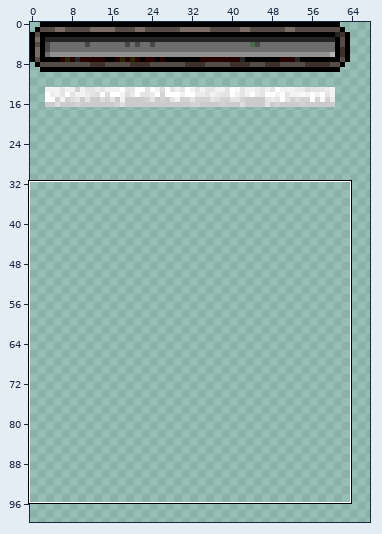
One commit to this sprite sheet: demos/imgs/ui.png. The picture above shows the old version from afar; the outline marks the close-up.
Close-up. Earlier state:
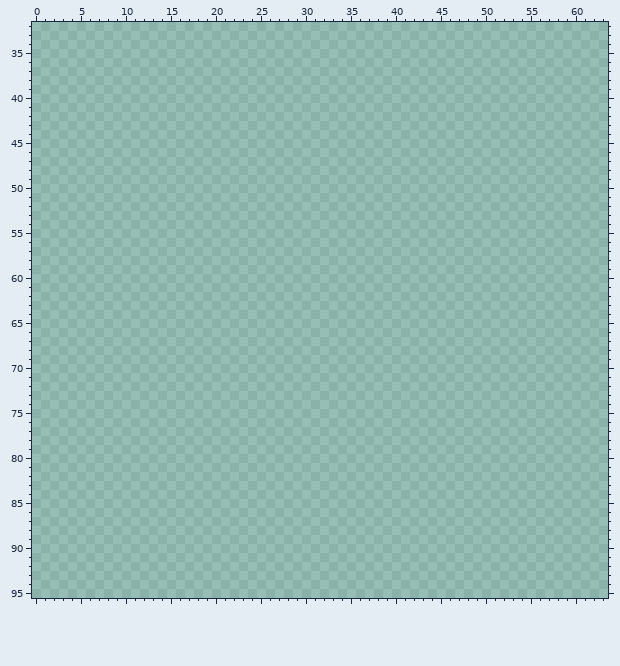
The file is 128x128 pixels. Colours within 5 levels of each other are drawn and written as one. Shown: x 0..63, y 32..95. The wide view leaves out empty margins.
Palette (. is transparent): 
Pixels before (only the part around the change), first column x 0:
32 ................................................................
33 ................................................................
34 ................................................................
35 ................................................................
36 ................................................................
37 ................................................................
38 ................................................................
39 ................................................................
40 ................................................................
41 ................................................................
42 ................................................................
43 ................................................................
44 ................................................................
45 ................................................................
46 ................................................................
47 ................................................................
48 ................................................................
49 ................................................................
50 ................................................................
51 ................................................................
52 ................................................................
53 ................................................................
54 ................................................................
55 ................................................................
56 ................................................................
57 ................................................................
58 ................................................................
59 ................................................................
60 ................................................................
61 ................................................................
62 ................................................................
63 ................................................................
64 ................................................................
65 ................................................................
66 ................................................................
67 ................................................................
68 ................................................................
69 ................................................................
70 ................................................................
71 ................................................................
72 ................................................................
73 ................................................................
74 ................................................................
75 ................................................................
76 ................................................................
77 ................................................................
78 ................................................................
79 ................................................................
80 ................................................................
81 ................................................................
82 ................................................................
83 ................................................................
84 ................................................................
85 ................................................................
86 ................................................................
87 ................................................................
88 ................................................................
89 ................................................................
90 ................................................................
91 ................................................................
92 ................................................................
93 ................................................................
94 ................................................................
95 ................................................................
After:
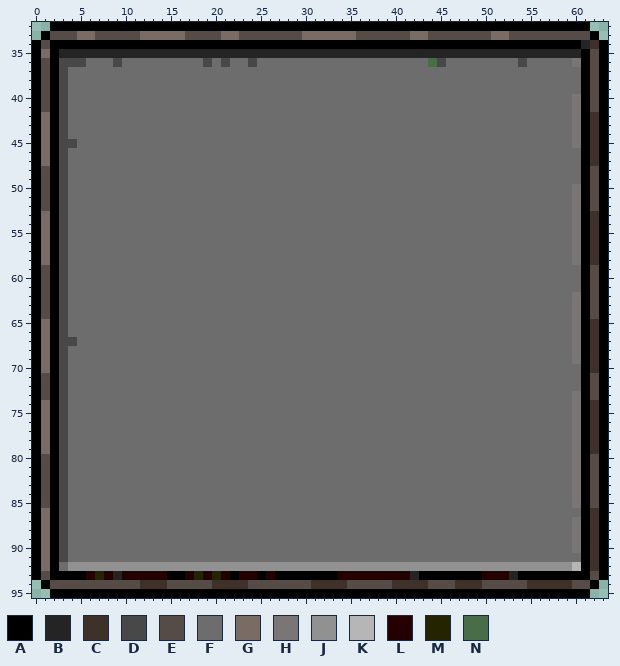
Colours new in this view: A #000000  B #242424  C #3d312a  D #484848  E #554c47  F #6d6d6d  G #796c64  H #7b7676  J #919191  K #b6b6b6  L #240000  M #242400  N #486d48
From old to new:
Changed rows in their new state; - is an unchanged pixel.
first column x 0:
32 --AAAAAAAAAAAAAAAAAAAAAAAAAAAAAAAAAAAAAAAAAAAAAAAAAAAAAAAAAAAA--
33 -AEEEGGEEEEEGGGGGEEEEGGEEEEEEEGGGGGGEEEEEEGGEEEEEEEGGEEEEEEEEEA-
34 AEAAAAAAAAAAAAAAAAAAAAAAAAAAAAAAAAAAAAAAAAAAAAAAAAAAAAAAAAAAABCA
35 AGABBBBBBBBBBBBBBBBBBBBBBBBBBBBBBBBBBBBBBBBBBBBBBBBBBBBBBBBBBAEA
36 AEADDDFFFDFFFFFFFFFDFDFFDFFFFFFFFFFFFFFFFFFFNDFFFFFFFFDFFFFFHAEA
37 AEADFFFFFFFFFFFFFFFFFFFFFFFFFFFFFFFFFFFFFFFFFFFFFFFFFFFFFFFFFAEA
38 AEADFFFFFFFFFFFFFFFFFFFFFFFFFFFFFFFFFFFFFFFFFFFFFFFFFFFFFFFFFAEA
39 AEADFFFFFFFFFFFFFFFFFFFFFFFFFFFFFFFFFFFFFFFFFFFFFFFFFFFFFFFFFAEA
40 AEADFFFFFFFFFFFFFFFFFFFFFFFFFFFFFFFFFFFFFFFFFFFFFFFFFFFFFFFFHAEA
41 AEADFFFFFFFFFFFFFFFFFFFFFFFFFFFFFFFFFFFFFFFFFFFFFFFFFFFFFFFFHAEA
42 AGADFFFFFFFFFFFFFFFFFFFFFFFFFFFFFFFFFFFFFFFFFFFFFFFFFFFFFFFFHACA
43 AGADFFFFFFFFFFFFFFFFFFFFFFFFFFFFFFFFFFFFFFFFFFFFFFFFFFFFFFFFHACA
44 AGADFFFFFFFFFFFFFFFFFFFFFFFFFFFFFFFFFFFFFFFFFFFFFFFFFFFFFFFFHACA
45 AGADDFFFFFFFFFFFFFFFFFFFFFFFFFFFFFFFFFFFFFFFFFFFFFFFFFFFFFFFHACA
46 AGADFFFFFFFFFFFFFFFFFFFFFFFFFFFFFFFFFFFFFFFFFFFFFFFFFFFFFFFFFACA
47 AGADFFFFFFFFFFFFFFFFFFFFFFFFFFFFFFFFFFFFFFFFFFFFFFFFFFFFFFFFFACA
48 AEADFFFFFFFFFFFFFFFFFFFFFFFFFFFFFFFFFFFFFFFFFFFFFFFFFFFFFFFFFAEA
49 AEADFFFFFFFFFFFFFFFFFFFFFFFFFFFFFFFFFFFFFFFFFFFFFFFFFFFFFFFFFAEA
50 AEADFFFFFFFFFFFFFFFFFFFFFFFFFFFFFFFFFFFFFFFFFFFFFFFFFFFFFFFFHAEA
51 AEADFFFFFFFFFFFFFFFFFFFFFFFFFFFFFFFFFFFFFFFFFFFFFFFFFFFFFFFFHAEA
52 AEADFFFFFFFFFFFFFFFFFFFFFFFFFFFFFFFFFFFFFFFFFFFFFFFFFFFFFFFFHAEA
53 AGADFFFFFFFFFFFFFFFFFFFFFFFFFFFFFFFFFFFFFFFFFFFFFFFFFFFFFFFFHACA
54 AGADFFFFFFFFFFFFFFFFFFFFFFFFFFFFFFFFFFFFFFFFFFFFFFFFFFFFFFFFHACA
55 AGADFFFFFFFFFFFFFFFFFFFFFFFFFFFFFFFFFFFFFFFFFFFFFFFFFFFFFFFFHACA
56 AGADFFFFFFFFFFFFFFFFFFFFFFFFFFFFFFFFFFFFFFFFFFFFFFFFFFFFFFFFHACA
57 AGADFFFFFFFFFFFFFFFFFFFFFFFFFFFFFFFFFFFFFFFFFFFFFFFFFFFFFFFFHACA
58 AGADFFFFFFFFFFFFFFFFFFFFFFFFFFFFFFFFFFFFFFFFFFFFFFFFFFFFFFFFHACA
59 AEADFFFFFFFFFFFFFFFFFFFFFFFFFFFFFFFFFFFFFFFFFFFFFFFFFFFFFFFFFAEA
60 AEADFFFFFFFFFFFFFFFFFFFFFFFFFFFFFFFFFFFFFFFFFFFFFFFFFFFFFFFFFAEA
61 AEADFFFFFFFFFFFFFFFFFFFFFFFFFFFFFFFFFFFFFFFFFFFFFFFFFFFFFFFFFAEA
62 AEADFFFFFFFFFFFFFFFFFFFFFFFFFFFFFFFFFFFFFFFFFFFFFFFFFFFFFFFFHAEA
63 AEADFFFFFFFFFFFFFFFFFFFFFFFFFFFFFFFFFFFFFFFFFFFFFFFFFFFFFFFFHAEA
64 AEADFFFFFFFFFFFFFFFFFFFFFFFFFFFFFFFFFFFFFFFFFFFFFFFFFFFFFFFFHAEA
65 AGADFFFFFFFFFFFFFFFFFFFFFFFFFFFFFFFFFFFFFFFFFFFFFFFFFFFFFFFFHACA
66 AGADFFFFFFFFFFFFFFFFFFFFFFFFFFFFFFFFFFFFFFFFFFFFFFFFFFFFFFFFHACA
67 AGADDFFFFFFFFFFFFFFFFFFFFFFFFFFFFFFFFFFFFFFFFFFFFFFFFFFFFFFFHACA
68 AGADFFFFFFFFFFFFFFFFFFFFFFFFFFFFFFFFFFFFFFFFFFFFFFFFFFFFFFFFHACA
69 AGADFFFFFFFFFFFFFFFFFFFFFFFFFFFFFFFFFFFFFFFFFFFFFFFFFFFFFFFFHACA
70 AGADFFFFFFFFFFFFFFFFFFFFFFFFFFFFFFFFFFFFFFFFFFFFFFFFFFFFFFFFFACA
71 AEADFFFFFFFFFFFFFFFFFFFFFFFFFFFFFFFFFFFFFFFFFFFFFFFFFFFFFFFFFAEA
72 AEADFFFFFFFFFFFFFFFFFFFFFFFFFFFFFFFFFFFFFFFFFFFFFFFFFFFFFFFFFAEA
73 AEADFFFFFFFFFFFFFFFFFFFFFFFFFFFFFFFFFFFFFFFFFFFFFFFFFFFFFFFFHAEA
74 AGADFFFFFFFFFFFFFFFFFFFFFFFFFFFFFFFFFFFFFFFFFFFFFFFFFFFFFFFFHACA
75 AGADFFFFFFFFFFFFFFFFFFFFFFFFFFFFFFFFFFFFFFFFFFFFFFFFFFFFFFFFHACA
76 AGADFFFFFFFFFFFFFFFFFFFFFFFFFFFFFFFFFFFFFFFFFFFFFFFFFFFFFFFFHACA
77 AGADFFFFFFFFFFFFFFFFFFFFFFFFFFFFFFFFFFFFFFFFFFFFFFFFFFFFFFFFHACA
78 AGADFFFFFFFFFFFFFFFFFFFFFFFFFFFFFFFFFFFFFFFFFFFFFFFFFFFFFFFFHACA
79 AGADFFFFFFFFFFFFFFFFFFFFFFFFFFFFFFFFFFFFFFFFFFFFFFFFFFFFFFFFHACA
80 AEADFFFFFFFFFFFFFFFFFFFFFFFFFFFFFFFFFFFFFFFFFFFFFFFFFFFFFFFFHAEA
81 AEADFFFFFFFFFFFFFFFFFFFFFFFFFFFFFFFFFFFFFFFFFFFFFFFFFFFFFFFFHAEA
82 AEADFFFFFFFFFFFFFFFFFFFFFFFFFFFFFFFFFFFFFFFFFFFFFFFFFFFFFFFFHAEA
83 AEADFFFFFFFFFFFFFFFFFFFFFFFFFFFFFFFFFFFFFFFFFFFFFFFFFFFFFFFFHAEA
84 AEADFFFFFFFFFFFFFFFFFFFFFFFFFFFFFFFFFFFFFFFFFFFFFFFFFFFFFFFFHAEA
85 AEADFFFFFFFFFFFFFFFFFFFFFFFFFFFFFFFFFFFFFFFFFFFFFFFFFFFFFFFFHAEA
86 AGADFFFFFFFFFFFFFFFFFFFFFFFFFFFFFFFFFFFFFFFFFFFFFFFFFFFFFFFFFACA
87 AGADFFFFFFFFFFFFFFFFFFFFFFFFFFFFFFFFFFFFFFFFFFFFFFFFFFFFFFFFHACA
88 AGADFFFFFFFFFFFFFFFFFFFFFFFFFFFFFFFFFFFFFFFFFFFFFFFFFFFFFFFFHACA
89 AGADFFFFFFFFFFFFFFFFFFFFFFFFFFFFFFFFFFFFFFFFFFFFFFFFFFFFFFFFHACA
90 AGADFFFFFFFFFFFFFFFFFFFFFFFFFFFFFFFFFFFFFFFFFFFFFFFFFFFFFFFFHACA
91 AGADFFFFFFFFFFFFFFFFFFFFFFFFFFFFFFFFFFFFFFFFFFFFFFFFFFFFFFFFFACA
92 AGAFJJJJJJJJJJJJJJJJJJJJJJJJJJJJJJJJJJJJJJJJJJJJJJJJJJJJJJJJKACA
93 AEAAAALMLBLLLLLAALMLMLALLALAAAAAAALLLLLLLLBAAAAAAALLLBAAAAAAAAEA
94 -AEEEEEEEEEECCCEEEEECCCCEEEEEEECCCCEEEEECCCCEEECCCEEEEECCCCCEEA-
95 --AAAAAAAAAAAAAAAAAAAAAAAAAAAAAAAAAAAAAAAAAAAAAAAAAAAAAAAAAAAA--
Changed places in both close-ups, as pixel boxes (x1, y1, x2, y2):
added: (32, 22, 608, 598)
